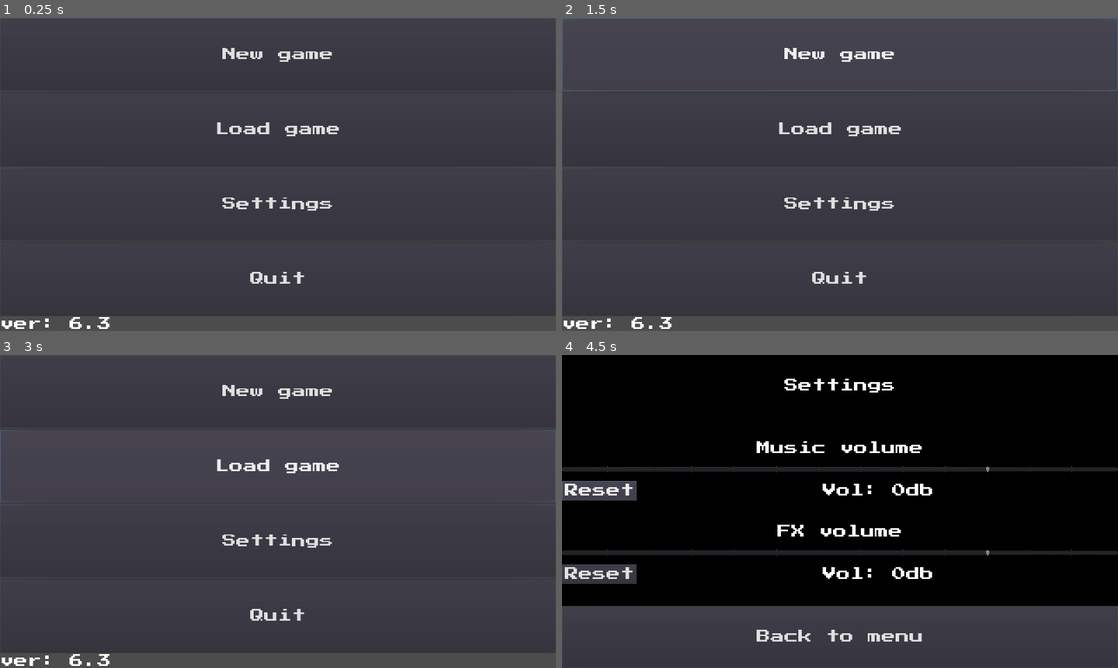
Above: before the commit, frames 1-4 (two rows, left to right).
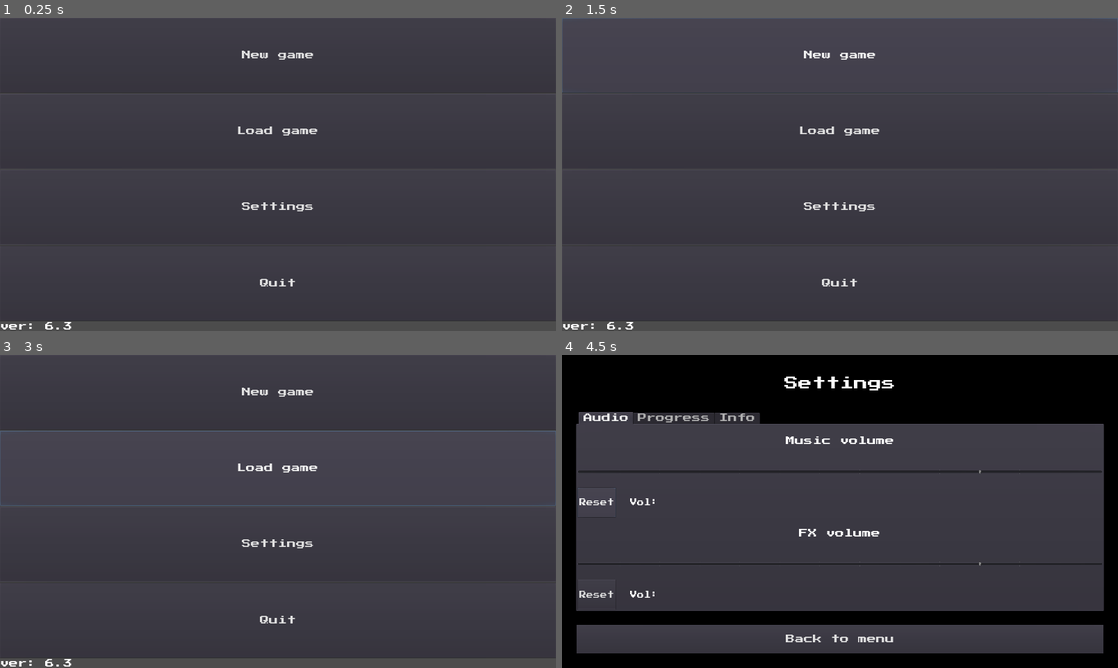
Above: after the commit, the same moments.

Repository: ordinary-dev/student-quest
Game: Godot game, scene res://Scenes/entry.tscn
Same seed, same stepped clock (60 frames per second), same inputs: the game is played once before the commit and once after it.
Inputs:
- Up to frame 1 (0.25 s): no input
- Up to frame 2 (1.5 s): click "New game" at 0.5 s; click "New game" at 1.25 s
- Up to frame 3 (3 s): click "New game" at 2 s; click "Load game" at 2.75 s
- Up to frame 4 (4.5 s): click "Settings" at 3.5 s; click "Reset" at 4.25 s

The runs differ from the first frame. In frame 1, 1.8% of the frame differs, in the area x 0-100%, y 9-100%; in frame 2, 2.0%; in frame 3, 2.3%; in frame 4, 65%, in the area x 0-100%, y 6-100%.

Commit message:
Import/export progress, added info, settings improvment

Diff:
--- /dev/null
+++ b/Font Resources/Pixel_font_large.tres
@@ -0,0 +1,8 @@
+[gd_resource type="DynamicFont" load_steps=2 format=2]
+
+[ext_resource path="res://Fonts/PressStart2P-Regular.ttf" type="DynamicFontData" id=1]
+
+[resource]
+size = 48
+outline_color = Color( 0.945098, 0.254902, 0.788235, 1 )
+font_data = ExtResource( 1 )
--- /dev/null
+++ b/Font Resources/Pixel_font_small.tres
@@ -0,0 +1,8 @@
+[gd_resource type="DynamicFont" load_steps=2 format=2]
+
+[ext_resource path="res://Fonts/PressStart2P-Regular.ttf" type="DynamicFontData" id=1]
+
+[resource]
+size = 24
+outline_color = Color( 0.945098, 0.254902, 0.788235, 1 )
+font_data = ExtResource( 1 )
--- a/Scenes/menu/menu.tscn
+++ b/Scenes/menu/menu.tscn
@@ -63,40 +63,40 @@
 anchor_bottom = 1.0
 
 [node name="ButtonNew" type="Button" parent="VBoxContainer"]
-margin_right = 1280.0
-margin_bottom = 168.0
+margin_right = 1920.0
+margin_bottom = 258.0
 size_flags_vertical = 3
 theme = ExtResource( 1 )
 text = "New game"
 
 [node name="ButtonLoad" type="Button" parent="VBoxContainer"]
-margin_top = 172.0
-margin_right = 1280.0
-margin_bottom = 340.0
+margin_top = 262.0
+margin_right = 1920.0
+margin_bottom = 520.0
 size_flags_vertical = 3
 theme = ExtResource( 1 )
 text = "Load game"
 
 [node name="ButtonSettings" type="Button" parent="VBoxContainer"]
-margin_top = 344.0
-margin_right = 1280.0
-margin_bottom = 512.0
+margin_top = 524.0
+margin_right = 1920.0
+margin_bottom = 782.0
 size_flags_vertical = 3
 theme = ExtResource( 1 )
 text = "Settings"
 
 [node name="ButtonQuit" type="Button" parent="VBoxContainer"]
-margin_top = 516.0
-margin_right = 1280.0
-margin_bottom = 684.0
+margin_top = 786.0
+margin_right = 1920.0
+margin_bottom = 1044.0
 size_flags_vertical = 3
 theme = ExtResource( 1 )
 text = "Quit"
 
 [node name="LabelVer" type="Label" parent="VBoxContainer"]
-margin_top = 688.0
-margin_right = 1280.0
-margin_bottom = 720.0
+margin_top = 1048.0
+margin_right = 1920.0
+margin_bottom = 1080.0
 theme = ExtResource( 1 )
 [connection signal="pressed" from="VBoxContainer/ButtonNew" to="." method="_on_ButtonNew_pressed"]
 [connection signal="pressed" from="VBoxContainer/ButtonLoad" to="." method="_on_ButtonLoad_pressed"]
--- a/Scenes/menu/settings.tscn
+++ b/Scenes/menu/settings.tscn
@@ -1,21 +1,34 @@
-[gd_scene load_steps=2 format=2]
+[gd_scene load_steps=5 format=2]
+
+[ext_resource path="res://Font Resources/Pixel_font_large.tres" type="DynamicFont" id=1]
+[ext_resource path="res://Font Resources/Pixel_font_small.tres" type="DynamicFont" id=2]
+[ext_resource path="res://my_theme_small.tres" type="Theme" id=3]
 
 [sub_resource type="GDScript" id=1]
 resource_name = "Main"
 script/source = "extends Control
 
 # Sliders
-onready var slider_ost = get_node(\"ColorRect/VBoxContainer/VBoxContainer/HSlider\")
-onready var slider_fx = get_node(\"ColorRect/VBoxContainer/VBoxContainer2/HSlider\")
+export (NodePath) var slider_ost_path
+export (NodePath) var slider_fx_path
+
+# Labels
+export (NodePath) var ost_text_path
+export (NodePath) var fx_text_path
+
+# File dialog
+export (NodePath) var fd_path
+
+var slider_ost
+var slider_fx
+var ost_text
+var fx_text
+var fd
 
 # Global objects
 onready var ost = get_tree().get_root().get_node(\"/root/ost\")
 onready var fx = get_tree().get_root().get_node(\"/root/fx\")
 
-# Labels
-onready var ost_text = get_node(\"ColorRect/VBoxContainer/VBoxContainer/HBoxContainer/Label\")
-onready var fx_text = get_node(\"ColorRect/VBoxContainer/VBoxContainer2/HBoxContainer/Label\")
-
 # Main scene
 var return_to = \"res://Scenes/menu/menu.tscn\"
 
@@ -28,42 +41,83 @@
 
 
 func _on_HSlider_value_changed(value):
-	get_node(\"/root/fx\").call(\"click1\")
+	click()
 	ost.volume_db = value
 	upd_label(value)
 
 
 func _on_HSliderFX_value_changed(value):
-	get_node(\"/root/fx\").call(\"click1\")
+	click()
 	fx.volume_db = value
 	upd_fx(value)
 
 
 func _on_Button_pressed():
-	get_node(\"/root/fx\").call(\"click1\")
+	click()
 	slider_ost.value = 0
 
 
 func _on_ButtonFX_pressed():
-	get_node(\"/root/fx\").call(\"click1\")
+	click()
 	slider_fx.value = 0
 
 
 func _on_ButtonBack_pressed():
-	get_node(\"/root/fx\").call(\"click1\")
+	click()
 	assert(get_tree().change_scene(return_to) == OK)
 
-
-func _ready():
+func _on_TabContainer_tab_selected(tab):
+	click()
+
+func update_settings():
 	slider_ost.value = ost.volume_db
 	slider_fx.value = fx.volume_db
 	upd_label(ost.volume_db)
-	upd_fx(fx.volume_db)"
+	upd_fx(fx.volume_db)
+
+func _ready():
+	# Load objects
+	slider_ost = get_node(slider_ost_path)
+	slider_fx = get_node(slider_fx_path)
+
+	ost_text = get_node(ost_text_path)
+	fx_text = get_node(fx_text_path)
+
+	fd = get_node(fd_path)
+
+
+func _on_export_pressed():
+	click()
+	fd.mode = FileDialog.MODE_SAVE_FILE
+	fd.popup()
+
+func _on_import_pressed():
+	click()
+	fd.mode = FileDialog.MODE_OPEN_FILE
+	fd.popup()
+
+func _on_FileDialog_file_selected(path):
+	click()
+	if fd.mode == FileDialog.MODE_SAVE_FILE:
+		get_node(\"/root/global\").call(\"write_file\", path)
+	else:
+		get_node(\"/root/global\").call(\"read_file\", path)
+	update_settings() # Redraw ui
+
+
+func click():
+	get_node(\"/root/fx\").call(\"click1\")
+"
 
 [node name="Control" type="Control"]
 anchor_right = 1.0
 anchor_bottom = 1.0
 script = SubResource( 1 )
+slider_ost_path = NodePath("ColorRect/VBoxContainer/TabContainer/Audio/VBoxContainer/HSlider")
+slider_fx_path = NodePath("ColorRect/VBoxContainer/TabContainer/Audio/VBoxContainer2/HSlider")
+ost_text_path = NodePath("ColorRect/VBoxContainer/TabContainer/Audio/VBoxContainer/HBoxContainer/Label")
+fx_text_path = NodePath("ColorRect/VBoxContainer/TabContainer/Audio/VBoxContainer2/HBoxContainer/Label")
+fd_path = NodePath("ColorRect/VBoxContainer/TabContainer/Progress/FileDialog")
 
 [node name="ColorRect" type="ColorRect" parent="."]
 anchor_right = 1.0
@@ -73,35 +127,55 @@
 [node name="VBoxContainer" type="VBoxContainer" parent="ColorRect"]
 anchor_right = 1.0
 anchor_bottom = 1.0
+margin_left = 50.0
+margin_top = 50.0
+margin_right = -50.0
+margin_bottom = -50.0
 custom_constants/separation = 50
 
 [node name="Label" type="Label" parent="ColorRect/VBoxContainer"]
-margin_right = 1280.0
-margin_bottom = 142.0
-size_flags_vertical = 3
+margin_right = 1820.0
+margin_bottom = 97.0
+size_flags_vertical = 3
+custom_fonts/font = ExtResource( 1 )
 text = "Settings"
 align = 1
 valign = 1
 
-[node name="VBoxContainer" type="VBoxContainer" parent="ColorRect/VBoxContainer"]
-editor/display_folded = true
-margin_top = 192.0
-margin_right = 1280.0
-margin_bottom = 334.0
-size_flags_vertical = 3
-
-[node name="Label" type="Label" parent="ColorRect/VBoxContainer/VBoxContainer"]
-margin_right = 1280.0
-margin_bottom = 44.0
+[node name="TabContainer" type="TabContainer" parent="ColorRect/VBoxContainer"]
+margin_top = 147.0
+margin_right = 1820.0
+margin_bottom = 831.0
+size_flags_vertical = 3
+size_flags_stretch_ratio = 7.0
+tab_align = 0
+
+[node name="Audio" type="VBoxContainer" parent="ColorRect/VBoxContainer/TabContainer"]
+anchor_right = 1.0
+anchor_bottom = 1.0
+margin_left = 4.0
+margin_top = 50.0
+margin_right = -4.0
+margin_bottom = -4.0
+
+[node name="VBoxContainer" type="VBoxContainer" parent="ColorRect/VBoxContainer/TabContainer/Audio"]
+margin_right = 1812.0
+margin_bottom = 313.0
+size_flags_vertical = 3
+
+[node name="Label" type="Label" parent="ColorRect/VBoxContainer/TabContainer/Audio/VBoxContainer"]
+margin_right = 1812.0
+margin_bottom = 101.0
+size_flags_horizontal = 3
 size_flags_vertical = 7
 text = "Music volume"
 align = 1
 valign = 1
 
-[node name="HSlider" type="HSlider" parent="ColorRect/VBoxContainer/VBoxContainer"]
-margin_top = 48.0
-margin_right = 1280.0
-margin_bottom = 92.0
+[node name="HSlider" type="HSlider" parent="ColorRect/VBoxContainer/TabContainer/Audio/VBoxContainer"]
+margin_top = 105.0
+margin_right = 1812.0
+margin_bottom = 206.0
 size_flags_horizontal = 3
 size_flags_vertical = 3
 min_value = -80.0
@@ -109,80 +183,172 @@
 step = 4.0
 tick_count = 14
 
-[node name="HBoxContainer" type="HBoxContainer" parent="ColorRect/VBoxContainer/VBoxContainer"]
-margin_top = 96.0
-margin_right = 1280.0
-margin_bottom = 142.0
-size_flags_vertical = 3
-
-[node name="Button" type="Button" parent="ColorRect/VBoxContainer/VBoxContainer/HBoxContainer"]
-margin_right = 172.0
-margin_bottom = 46.0
+[node name="HBoxContainer" type="HBoxContainer" parent="ColorRect/VBoxContainer/TabContainer/Audio/VBoxContainer"]
+editor/display_folded = true
+margin_top = 210.0
+margin_right = 1812.0
+margin_bottom = 313.0
+size_flags_vertical = 3
+custom_constants/separation = 50
+
+[node name="Button" type="Button" parent="ColorRect/VBoxContainer/TabContainer/Audio/VBoxContainer/HBoxContainer"]
+margin_right = 132.0
+margin_bottom = 103.0
+custom_fonts/font = ExtResource( 2 )
 text = "Reset"
 
-[node name="Label" type="Label" parent="ColorRect/VBoxContainer/VBoxContainer/HBoxContainer"]
-margin_left = 176.0
-margin_top = 7.0
-margin_right = 1280.0
-margin_bottom = 39.0
-size_flags_horizontal = 3
+[node name="Label" type="Label" parent="ColorRect/VBoxContainer/TabContainer/Audio/VBoxContainer/HBoxContainer"]
+margin_left = 182.0
+margin_top = 39.0
+margin_right = 1812.0
+margin_bottom = 63.0
+size_flags_horizontal = 3
+custom_fonts/font = ExtResource( 2 )
 text = "Vol:"
-align = 1
-
-[node name="VBoxContainer2" type="VBoxContainer" parent="ColorRect/VBoxContainer"]
-editor/display_folded = true
-margin_top = 384.0
-margin_right = 1280.0
-margin_bottom = 526.0
-size_flags_vertical = 3
-
-[node name="Label" type="Label" parent="ColorRect/VBoxContainer/VBoxContainer2"]
-margin_right = 1280.0
-margin_bottom = 44.0
+
+[node name="VBoxContainer2" type="VBoxContainer" parent="ColorRect/VBoxContainer/TabContainer/Audio"]
+editor/display_folded = true
+margin_top = 317.0
+margin_right = 1812.0
+margin_bottom = 630.0
+size_flags_vertical = 3
+
+[node name="Label" type="Label" parent="ColorRect/VBoxContainer/TabContainer/Audio/VBoxContainer2"]
+margin_right = 1812.0
+margin_bottom = 101.0
 size_flags_vertical = 7
 text = "FX volume"
 align = 1
 valign = 1
 
-[node name="HSlider" type="HSlider" parent="ColorRect/VBoxContainer/VBoxContainer2"]
-margin_top = 48.0
-margin_right = 1280.0
-margin_bottom = 92.0
+[node name="HSlider" type="HSlider" parent="ColorRect/VBoxContainer/TabContainer/Audio/VBoxContainer2"]
+margin_top = 105.0
+margin_right = 1812.0
+margin_bottom = 206.0
 size_flags_vertical = 3
 min_value = -80.0
 max_value = 24.0
 step = 4.0
 tick_count = 14
 
-[node name="HBoxContainer" type="HBoxContainer" parent="ColorRect/VBoxContainer/VBoxContainer2"]
-editor/display_folded = true
-margin_top = 96.0
-margin_right = 1280.0
-margin_bottom = 142.0
-size_flags_vertical = 3
-
-[node name="Button" type="Button" parent="ColorRect/VBoxContainer/VBoxContainer2/HBoxContainer"]
-margin_right = 172.0
-margin_bottom = 46.0
+[node name="HBoxContainer" type="HBoxContainer" parent="ColorRect/VBoxContainer/TabContainer/Audio/VBoxContainer2"]
+editor/display_folded = true
+margin_top = 210.0
+margin_right = 1812.0
+margin_bottom = 313.0
+size_flags_vertical = 3
+custom_constants/separation = 50
+
+[node name="Button" type="Button" parent="ColorRect/VBoxContainer/TabContainer/Audio/VBoxContainer2/HBoxContainer"]
+margin_right = 132.0
+margin_bottom = 103.0
+custom_fonts/font = ExtResource( 2 )
 text = "Reset"
 
-[node name="Label" type="Label" parent="ColorRect/VBoxContainer/VBoxContainer2/HBoxContainer"]
-margin_left = 176.0
-margin_top = 7.0
-margin_right = 1280.0
-margin_bottom = 39.0
-size_flags_horizontal = 3
+[node name="Label" type="Label" parent="ColorRect/VBoxContainer/TabContainer/Audio/VBoxContainer2/HBoxContainer"]
+margin_left = 182.0
+margin_top = 39.0
+margin_right = 1812.0
+margin_bottom = 63.0
+size_flags_horizontal = 3
+custom_fonts/font = ExtResource( 2 )
 text = "Vol:"
-align = 1
+
+[node name="Progress" type="VBoxContainer" parent="ColorRect/VBoxContainer/TabContainer"]
+editor/display_folded = true
+visible = false
+anchor_right = 1.0
+anchor_bottom = 1.0
+margin_left = 4.0
+margin_top = 50.0
+margin_right = -4.0
+margin_bottom = -4.0
+
+[node name="Label" type="Label" parent="ColorRect/VBoxContainer/TabContainer/Progress"]
+margin_right = 1812.0
+margin_bottom = 200.0
+size_flags_vertical = 7
+text = "Be honest with yourself"
+valign = 1
+
+[node name="FileDialog" type="FileDialog" parent="ColorRect/VBoxContainer/TabContainer/Progress"]
+anchor_right = 1.0
+anchor_bottom = 1.0
+margin_right = -8.0
+margin_bottom = -46.0
+size_flags_horizontal = 8
+size_flags_vertical = 8
+size_flags_stretch_ratio = 0.0
+theme = ExtResource( 3 )
+access = 2
+current_dir = "/home/user/StudentLife"
+current_path = "/home/user/StudentLife/"
+
+[node name="HBoxContainer" type="HBoxContainer" parent="ColorRect/VBoxContainer/TabContainer/Progress"]
+editor/display_folded = true
+margin_top = 204.0
+margin_right = 1812.0
+margin_bottom = 1005.0
+size_flags_vertical = 3
+size_flags_stretch_ratio = 4.0
+
+[node name="Button" type="Button" parent="ColorRect/VBoxContainer/TabContainer/Progress/HBoxContainer"]
+margin_right = 904.0
+margin_bottom = 801.0
+size_flags_horizontal = 3
+text = "Import"
+
+[node name="Button2" type="Button" parent="ColorRect/VBoxContainer/TabContainer/Progress/HBoxContainer"]
+margin_left = 908.0
+margin_right = 1812.0
+margin_bottom = 801.0
+size_flags_horizontal = 3
+text = "Export"
+
+[node name="Info" type="VBoxContainer" parent="ColorRect/VBoxContainer/TabContainer"]
+visible = false
+anchor_right = 1.0
+anchor_bottom = 1.0
+margin_left = 4.0
+margin_top = 50.0
+margin_right = -4.0
+margin_bottom = -4.0
+
+[node name="Label" type="Label" parent="ColorRect/VBoxContainer/TabContainer/Info"]
+anchor_right = 1.0
+margin_left = 50.0
+margin_top = 50.0
+margin_right = -50.0
+margin_bottom = 487.0
+text = "Authors:
+- mcraw
+- friday13
+
+Contact us:
+our@mail.com
+
+Please support us (we are starving):
+btc: ...
+eth: ...
+
+Every character is just a result of our imagination.
+
+(C) 2020"
+autowrap = true
 
 [node name="Button" type="Button" parent="ColorRect/VBoxContainer"]
-margin_top = 576.0
-margin_right = 1280.0
-margin_bottom = 720.0
+margin_top = 881.0
+margin_right = 1820.0
+margin_bottom = 980.0
 size_flags_vertical = 3
 text = "Back to menu"
-[connection signal="value_changed" from="ColorRect/VBoxContainer/VBoxContainer/HSlider" to="." method="_on_HSlider_value_changed"]
-[connection signal="pressed" from="ColorRect/VBoxContainer/VBoxContainer/HBoxContainer/Button" to="." method="_on_Button_pressed"]
-[connection signal="value_changed" from="ColorRect/VBoxContainer/VBoxContainer2/HSlider" to="." method="_on_HSliderFX_value_changed"]
-[connection signal="pressed" from="ColorRect/VBoxContainer/VBoxContainer2/HBoxContainer/Button" to="." method="_on_ButtonFX_pressed"]
+[connection signal="tab_selected" from="ColorRect/VBoxContainer/TabContainer" to="." method="_on_TabContainer_tab_selected" flags=3]
+[connection signal="value_changed" from="ColorRect/VBoxContainer/TabContainer/Audio/VBoxContainer/HSlider" to="." method="_on_HSlider_value_changed"]
+[connection signal="pressed" from="ColorRect/VBoxContainer/TabContainer/Audio/VBoxContainer/HBoxContainer/Button" to="." method="_on_Button_pressed"]
+[connection signal="value_changed" from="ColorRect/VBoxContainer/TabContainer/Audio/VBoxContainer2/HSlider" to="." method="_on_HSliderFX_value_changed"]
+[connection signal="pressed" from="ColorRect/VBoxContainer/TabContainer/Audio/VBoxContainer2/HBoxContainer/Button" to="." method="_on_ButtonFX_pressed"]
+[connection signal="file_selected" from="ColorRect/VBoxContainer/TabContainer/Progress/FileDialog" to="." method="_on_FileDialog_file_selected"]
+[connection signal="popup_hide" from="ColorRect/VBoxContainer/TabContainer/Progress/FileDialog" to="." method="click"]
+[connection signal="pressed" from="ColorRect/VBoxContainer/TabContainer/Progress/HBoxContainer/Button" to="." method="_on_import_pressed"]
+[connection signal="pressed" from="ColorRect/VBoxContainer/TabContainer/Progress/HBoxContainer/Button2" to="." method="_on_export_pressed"]
 [connection signal="pressed" from="ColorRect/VBoxContainer/Button" to="." method="_on_ButtonBack_pressed"]
--- /dev/null
+++ b/my_theme_small.tres
@@ -0,0 +1,6 @@
+[gd_resource type="Theme" load_steps=2 format=2]
+
+[ext_resource path="res://Font Resources/Pixel_font_small.tres" type="DynamicFont" id=1]
+
+[resource]
+default_font = ExtResource( 1 )
--- a/project.godot
+++ b/project.godot
@@ -27,8 +27,8 @@
 
 [display]
 
-window/size/width=1280
-window/size/height=720
+window/size/width=1920
+window/size/height=1080
 window/stretch/mode="2d"
 window/stretch/aspect="keep"
 
Binary file added: Sprites/audio_settings.png
Not shown, added: Sprites/audio_settings.png.import
Binary file added: Sprites/info_settings.png
Not shown, added: Sprites/info_settings.png.import
Binary file added: Sprites/no_audio_settings.png
Not shown, added: Sprites/no_audio_settings.png.import
Binary file added: Sprites/reset_settings.png
Not shown, added: Sprites/reset_settings.png.import
Not shown, changed: export_presets.cfg
